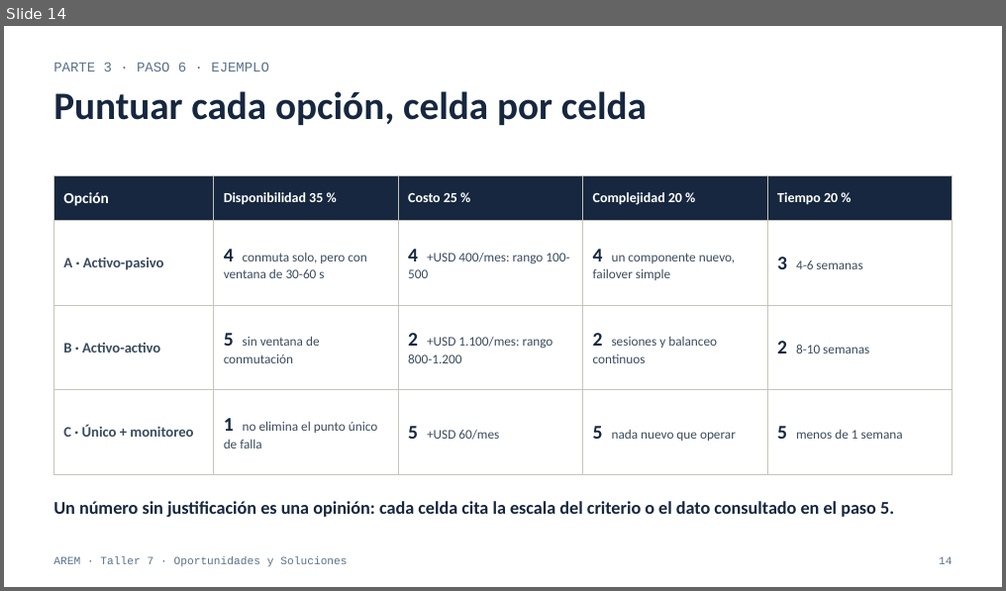
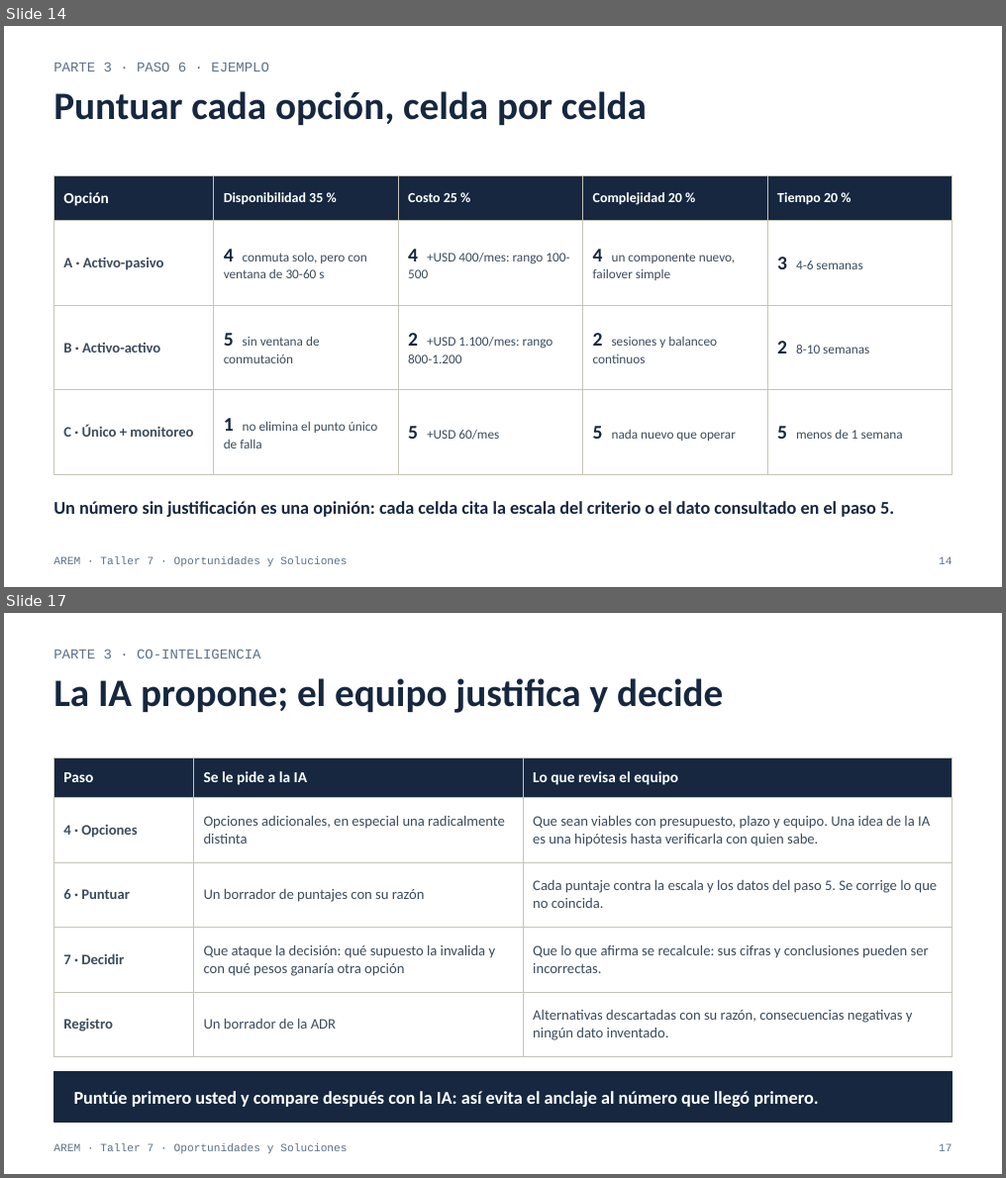
Before and after one commit to CesarAVegaF312/AREM-Taller_7_Opportunities_Solutions, a slide deck: 7. Oportunidades_Soluciones.pptx. Shown one above the other, each under a label of ours: slide 14 before the commit, slides 14 and 17 after it; the slides between them are not shown. The pictures are 1006x591 and 1006x1178 pixels, drawn with LibreOffice and Linux fonts; fonts in the diff are those of the drawing. Boxes give left, top, right and bottom in pixels: in the first picture for what was removed or moved away, otherwise in the second. Text is boxed around its words. In the diff, an @@ line names an element or a change of style, - is before the commit and + after.

```diff
--- a/7. Oportunidades_Soluciones.pptx
+++ b/7. Oportunidades_Soluciones.pptx
@@ slide 17 added at [4,613,1002,1174], background #FFFFFF @@
@@ text added at [54,649,261,659], 10 pt, text #5A7189 @@
+PARTE 3 · CO-INTELIGENCIA
@@ text added at [54,678,723,713], 28 pt, text #16273F, bold @@
+La IA propone; el equipo justifica y decide
@@ table added at [54,758,952,1045], 5 rows, 3 columns @@
+Paso | Se le pide a la IA | Lo que revisa el equipo
+4 · Opciones | Opciones adicionales, en especial una radicalmente distinta | Que sean viables con presupuesto, plazo y equipo. Una idea de la IA es una hipótesis hasta verificarla con quien sabe.
+6 · Puntuar | Un borrador de puntajes con su razón | Cada puntaje contra la escala y los datos del paso 5. Se corrige lo que no coincida.
+7 · Decidir | Que ataque la decisión: qué supuesto la invalida y con qué pesos ganaría otra opción | Que lo que afirma se recalcule: sus cifras y conclusiones pueden ser incorrectas.
+Registro | Un borrador de la ADR | Alternativas descartadas con su razón, consecuencias negativas y ningún dato inventado.
@@ rectangle added at [54,1072,952,1122], fill #16273F, outline #16273F 1 pt @@
@@ text added at [74,1091,818,1107], 13 pt, text #FFFFFF, bold @@
+Puntúe primero usted y compare después con la IA: así evita el anclaje al número que llegó primero.
@@ text added at [54,1144,347,1155], 8 pt, text #5A7189 @@
+AREM · Taller 7 · Oportunidades y Soluciones
@@ text added at [939,1144,951,1152], 8 pt, text #5A7189 @@
+17
```
Also in this commit, not shown: 5 slides changed, 2 other slides added, 3 other files.
